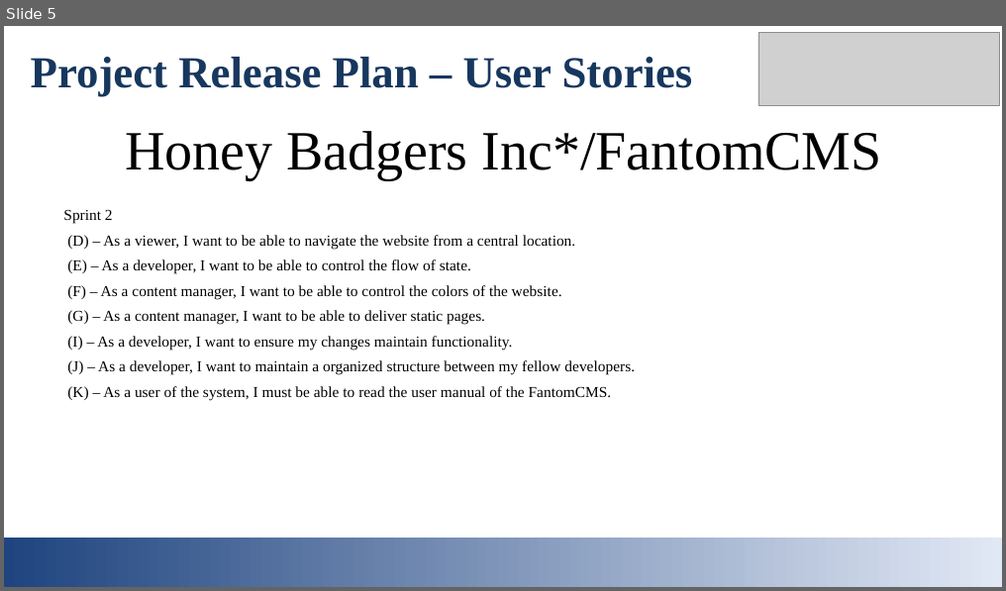
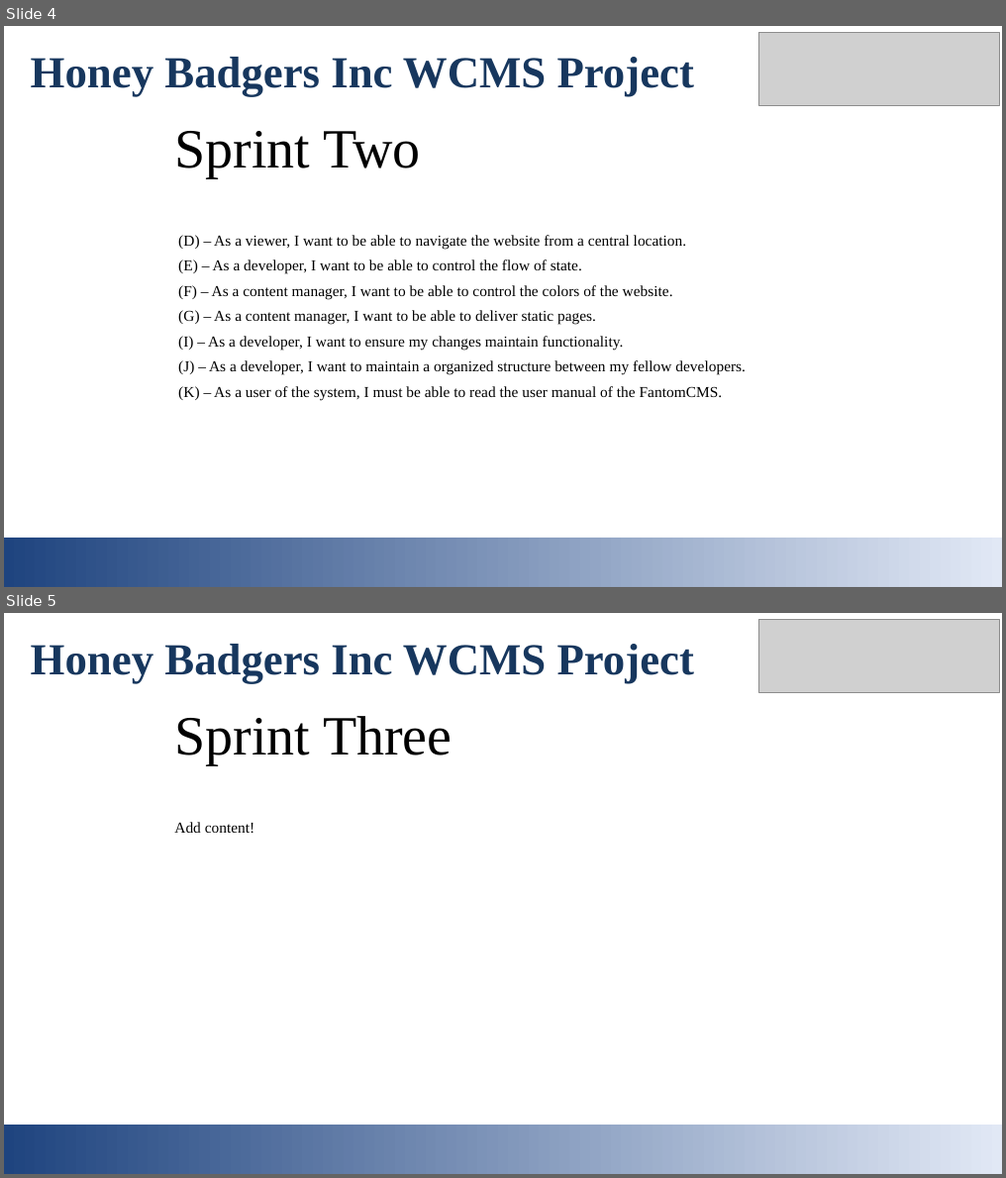
Before and after one commit to jcriquet/FantomCMS, a slide deck: doc/Initial_Presentation.pptx. Shown one above the other, each under a label of ours: slide 5 before the commit, slides 4 and 5 after it. The pictures are 1006x591 and 1006x1178 pixels, drawn with LibreOffice and Linux fonts; fonts in the diff are those of the drawing; grey boxes stand for pictures. Boxes give left, top, right and bottom in pixels: in the first picture for what was removed or moved away, otherwise in the second. Text is boxed around its words. In the diff, an @@ line names an element or a change of style, - is before the commit and + after.

Commit message:
Added Josh's changes to Powerpoint and cleaned up Release Plan. Added a PDF since just having an ODT was causing issues.

```diff
--- a/doc/Initial_Presentation.pptx
+++ b/doc/Initial_Presentation.pptx
@@ slide 5 added at box(4, 613, 1002, 1174), background #FFFFFF @@
@@ picture added at box(758, 619, 1000, 692) @@
@@ text added at box(31, 644, 694, 683), 32 pt, text #17375E, bold @@
+Honey Badgers Inc WCMS Project
@@ text added at box(174, 716, 451, 764), 40 pt, text #000000 @@
+Sprint Three
@@ text added at box(174, 822, 255, 834), 11 pt, text #000000 @@
+Add content!
@@ rectangle added at box(4, 1124, 1002, 1173), fill gradient #1F447F to #E1E8F5 @@
@@ what was slide 5 is now slide 4 @@
@@ slide 4 changed as well @@
@@ text at box(31, 57, 694, 96): text changed @@
-Project Release Plan – User Stories
+Honey Badgers Inc WCMS Project
@@ text removed at box(125, 131, 882, 179) @@
-Honey Badgers Inc*/FantomCMS
@@ text added at box(174, 131, 421, 177), 40 pt, text #000000 @@
+Sprint Two
@@ text "(D) – As a viewer, ...": place and size @@
-text "(D) – As a viewer, ..." at box(63, 209, 635, 400)
+text "(D) – As a viewer, ..." at box(178, 235, 746, 400)
@@ text at box(63, 209, 113, 224): paragraph removed @@
-Sprint 2
```
Also in this commit, not shown: 4 other slides changed, 1 slide removed, 2 other files.
